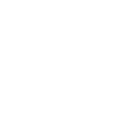
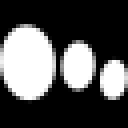
Comparing the layer stacks of the two w=128, h=128 images. Changes:
added layer "Ellipse 2 copy" above "Ellipse 2" over [100, 56, 128, 100]
painted on "Ellipse 2" over [60, 36, 128, 100]
painted on "Ellipse 1" over [0, 12, 76, 116]
added layer "Color Fill 1" over [0, 0, 128, 128]
